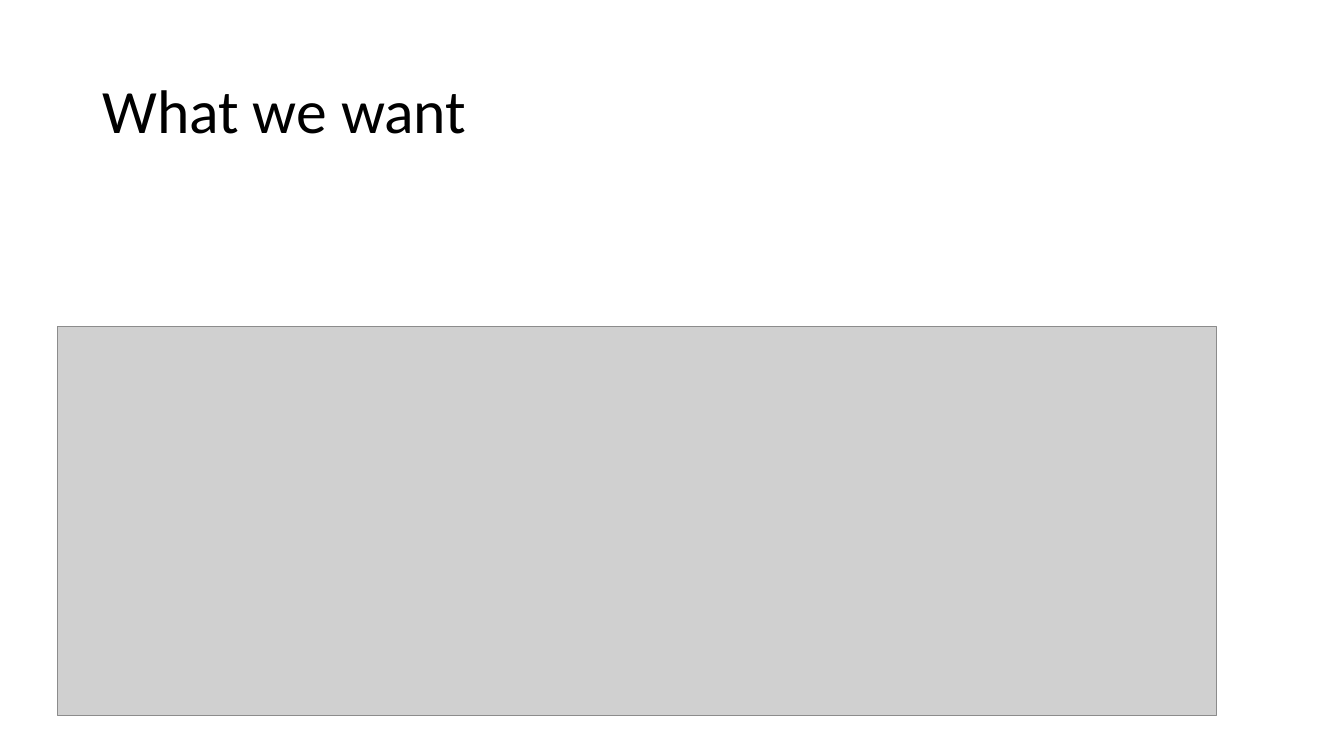
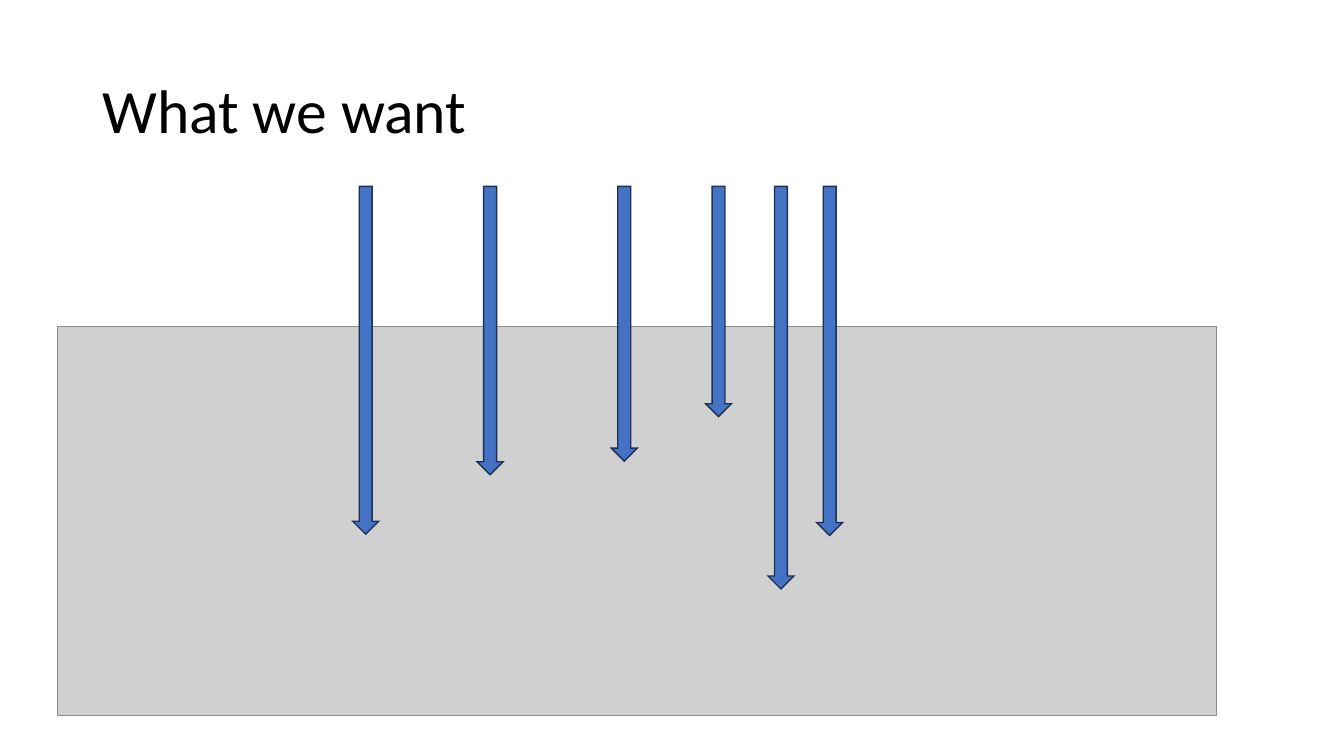
Before and after one commit to rogerhmar/OTEL-NDC-2024, a slide deck: slide 7 of observability.pptx. Drawn at 1344x756 pixels with LibreOffice and Linux fonts; fonts in the diff are those of the drawing; grey boxes stand for pictures. Boxes give left, top, right and bottom in pixels: in the first picture for what was removed or moved away, otherwise in the second. Text is boxed around its words. In the diff, an @@ line names an element or a change of style, - is before the commit and + after.

```diff
--- a/observability.pptx
+++ b/observability.pptx
@@ down arrow added at (353,187,379,534), fill #4472C4, outline #1E3256 1 pt @@
@@ down arrow added at (477,187,503,475), fill #4472C4, outline #1E3256 1 pt @@
@@ down arrow added at (612,187,638,462), fill #4472C4, outline #1E3256 1 pt @@
@@ down arrow added at (706,187,732,416), fill #4472C4, outline #1E3256 1 pt @@
@@ down arrow added at (768,187,795,589), fill #4472C4, outline #1E3256 1 pt @@
@@ down arrow added at (817,187,843,535), fill #4472C4, outline #1E3256 1 pt @@
```
Also in this commit, not shown: 2 other slides changed.
